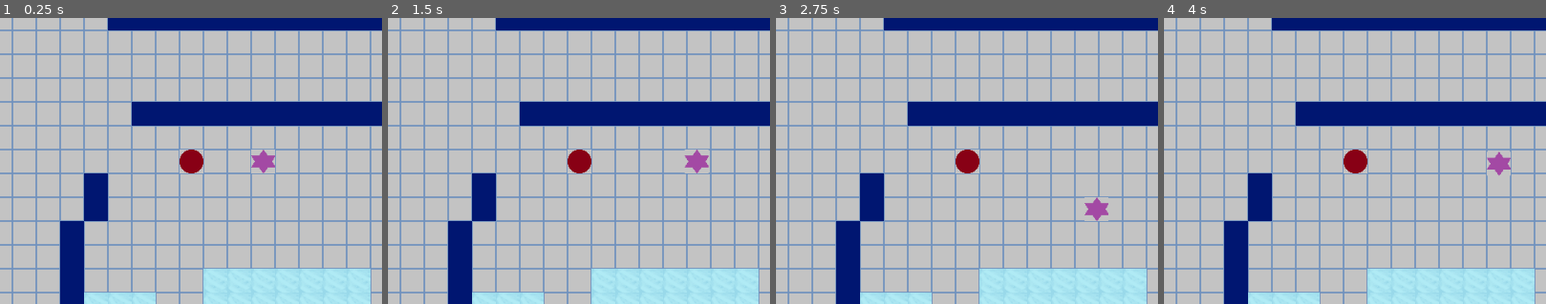
Above: before the commit, frames 1-4 (left to right).
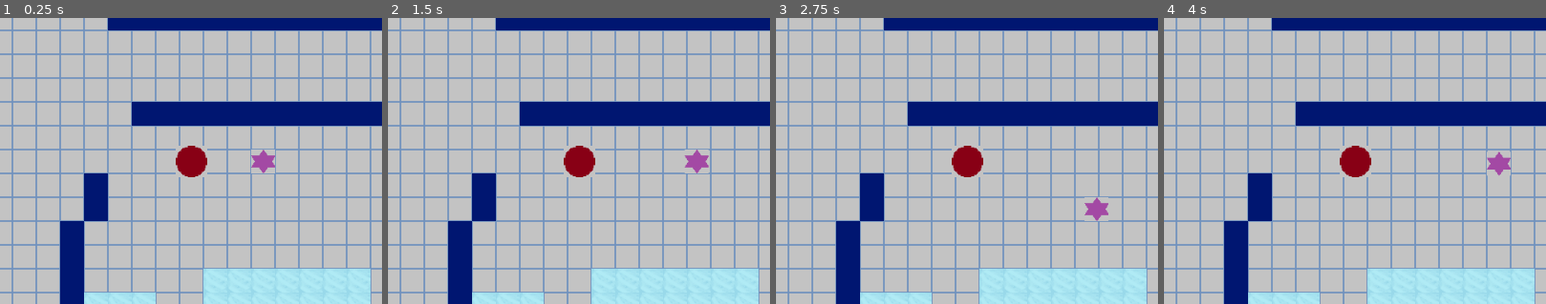
Above: after the commit, the same moments.

Repository: GabeContra/GoGodotGrowth
Game: Godot game, scene res://Main.tscn
Two runs of this game, one before a commit and one after it. Both use one fixed random seed, a clock stepped at 60 frames per second and the inputs below.
Inputs:
- Up to frame 1 (0.25 s): no input
- Up to frame 2 (1.5 s): tap Enter at 0.5 s; hold Right (ui_right) 0.53-1.28 s; tap Space at 1.25 s; hold Down (ui_down) from 1.28 s (still down)
- Up to frame 3 (2.75 s): release Down (ui_down) at 2.03 s; hold Right (ui_right) from 2.03 s (still down)
- Up to frame 4 (4 s): release Right (ui_right) at 2.78 s; hold Up (ui_up) 2.78-3.53 s; hold Left (ui_left) from 3.53 s (still down)
The pictures show only the part of the screen within x 5-55%, y 19-69%; the shares and areas given below are measured in that part.

The runs differ from the first frame. In frame 1, 0.4% of the frame differs, in the area x 46-55%, y 44-56%; in frame 2, 0.4%; in frame 3, 0.4%; in frame 4, 0.4%.

Commit message:
scale changes

Diff:
--- a/Ball.gd
+++ b/Ball.gd
@@ -1,3 +1,4 @@
+tool
 extends Area2D
 
 
@@ -6,9 +7,12 @@
 # var b = "text"
 var tile_size = 32
 
+export(int) var scaleLevel = 1 setget setScale, getScale
+
 # Called when the node enters the scene tree for the first time.
 func _ready():
-	pass # Replace with function body.
+	scaleLevel = scaleLevel
+	#pass # Replace with function body.
 
 func pushback(direction):
 	$RayCast2D.cast_to = direction * tile_size
@@ -21,3 +25,10 @@
 # Called every frame. 'delta' is the elapsed time since the previous frame.
 #func _process(delta):
 #	pass
+
+func getScale():
+	return scaleLevel
+
+func setScale(scale):
+	scaleLevel = scale
+	$Sprite.scale = Vector2(0.2+0.1*scaleLevel,0.2+0.1*scaleLevel)
--- a/Ball.tscn
+++ b/Ball.tscn
@@ -11,6 +11,7 @@
 script = ExtResource( 2 )
 
 [node name="Sprite" type="Sprite" parent="."]
+scale = Vector2( 0.3, 0.3 )
 texture = ExtResource( 1 )
 
 [node name="CollisionShape2D" type="CollisionShape2D" parent="."]
--- a/Main.tscn
+++ b/Main.tscn
@@ -67,7 +67,6 @@
 [node name="TileMap" type="TileMap" parent="."]
 tile_set = SubResource( 2 )
 cell_size = Vector2( 32, 32 )
-show_collision = true
 collision_layer = 2
 format = 1
 tile_data = PoolIntArray( 0, 0, 0, 1, 0, 0, 2, 0, 0, 3, 0, 0, 4, 0, 0, 5, 0, 0, 6, 0, 0, 7, 0, 0, 8, 0, 0, 9, 0, 0, 10, …(10745 unchanged characters)…
@@ -77,5 +76,5 @@
 
 [node name="Ball" parent="." instance=ExtResource( 4 )]
 position = Vector2( 304, 336 )
-
+scaleLevel = 11
 [connection signal="moveDone" from="TileMap/Player" to="." method="_on_Player_moveDone"]
--- a/project.godot
+++ b/project.godot
@@ -7,6 +7,11 @@
 ;   param=value ; assign values to parameters
 
 config_version=4
+
+_global_script_classes=[  ]
+_global_script_class_icons={
+
+}
 
 [application]
 
